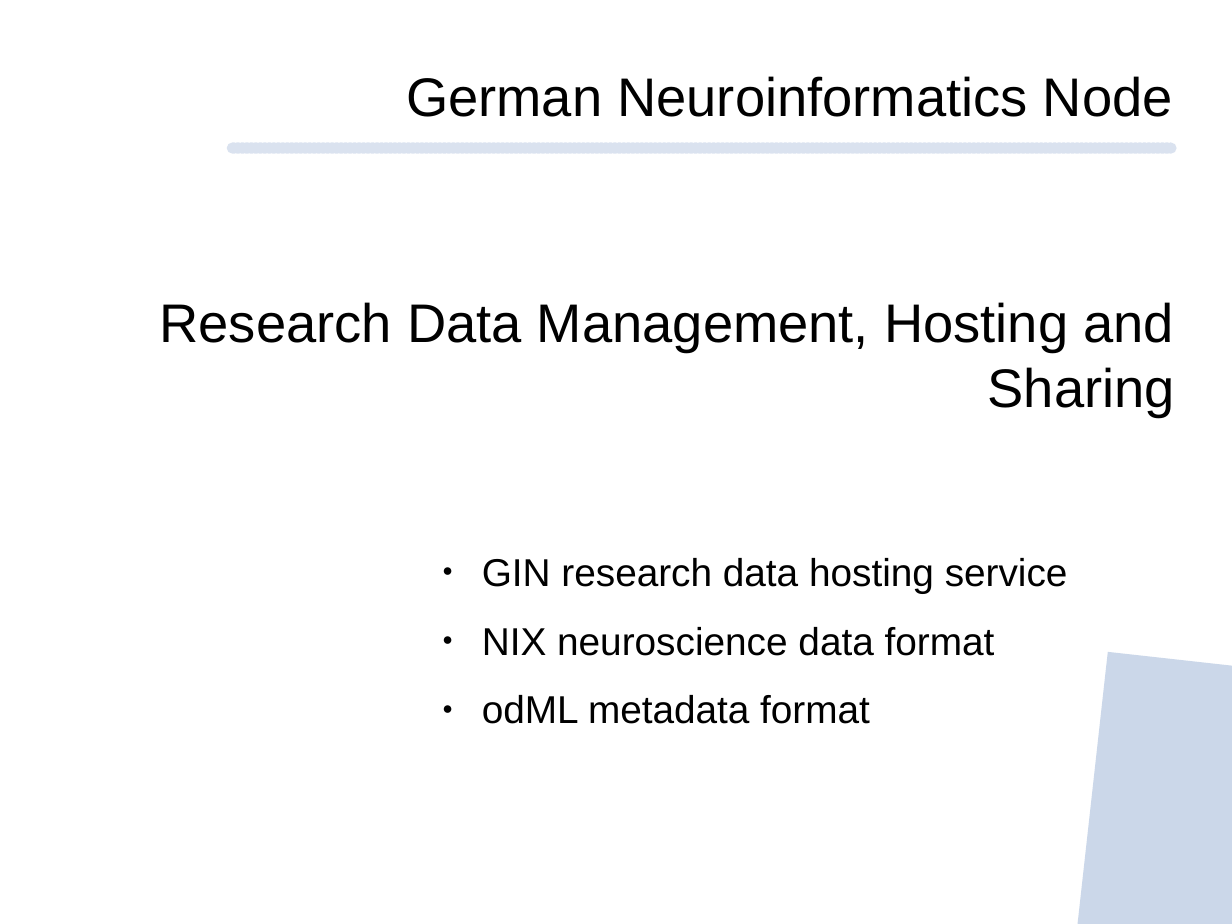
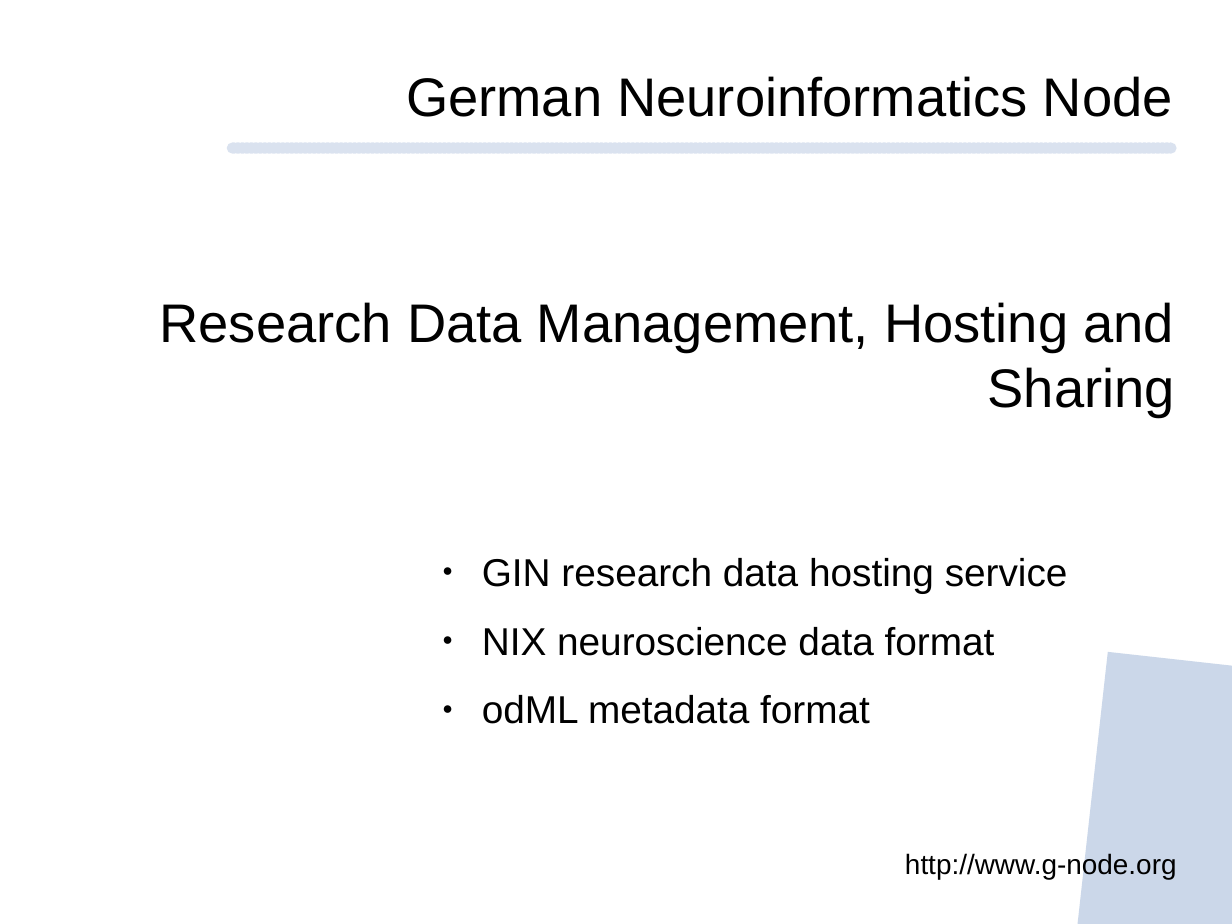
Before and after one commit to mpsonntag/prespost, a slide deck: slide 1 of 202009_BCCN_online/202009_BCCN_Online_conference.odp. Drawn at 1232x924 pixels with LibreOffice and Linux fonts; fonts in the diff are those of the drawing; background and template pictures are left out. Boxes give left, top, right and bottom in pixels: in the first picture for what was removed or moved away, otherwise in the second. Text is boxed around its words. In the diff, an @@ line names an element or a change of style, - is before the commit and + after.

```diff
--- a/202009_BCCN_online/202009_BCCN_Online_conference.odp
+++ b/202009_BCCN_online/202009_BCCN_Online_conference.odp
@@ text added at [905,852,1177,879], 18 pt, text #000000 @@
+http://www.g-node.org
```
Also in this commit, not shown: 9 other slides changed, 1 slide added.
